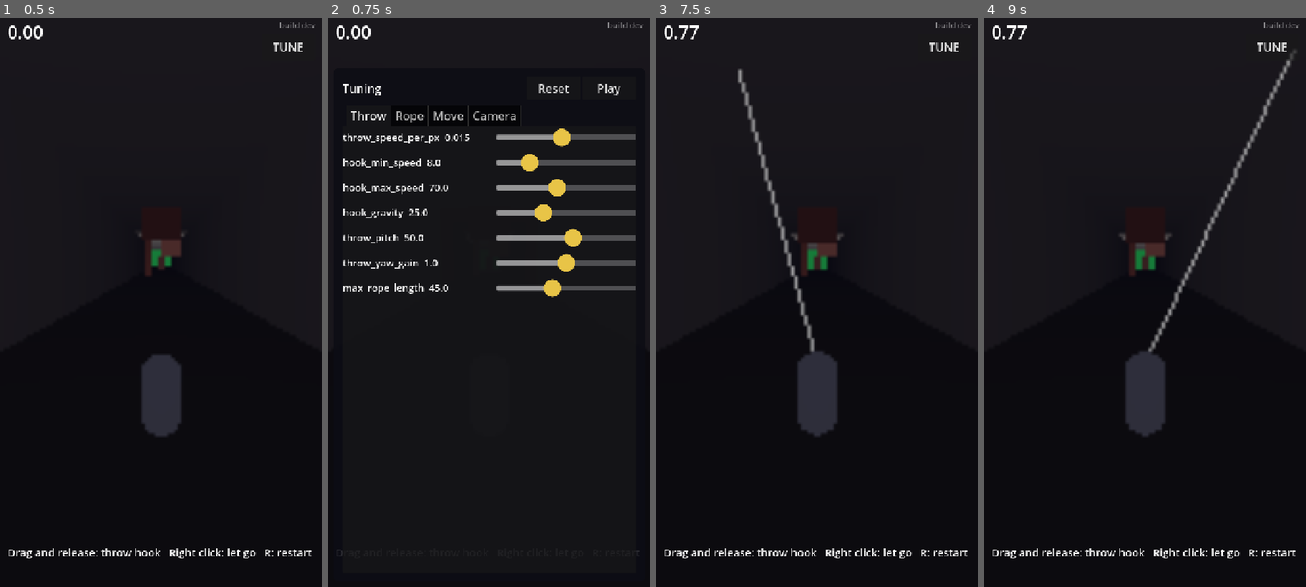
Above: before the commit, frames 1-4 (left to right).
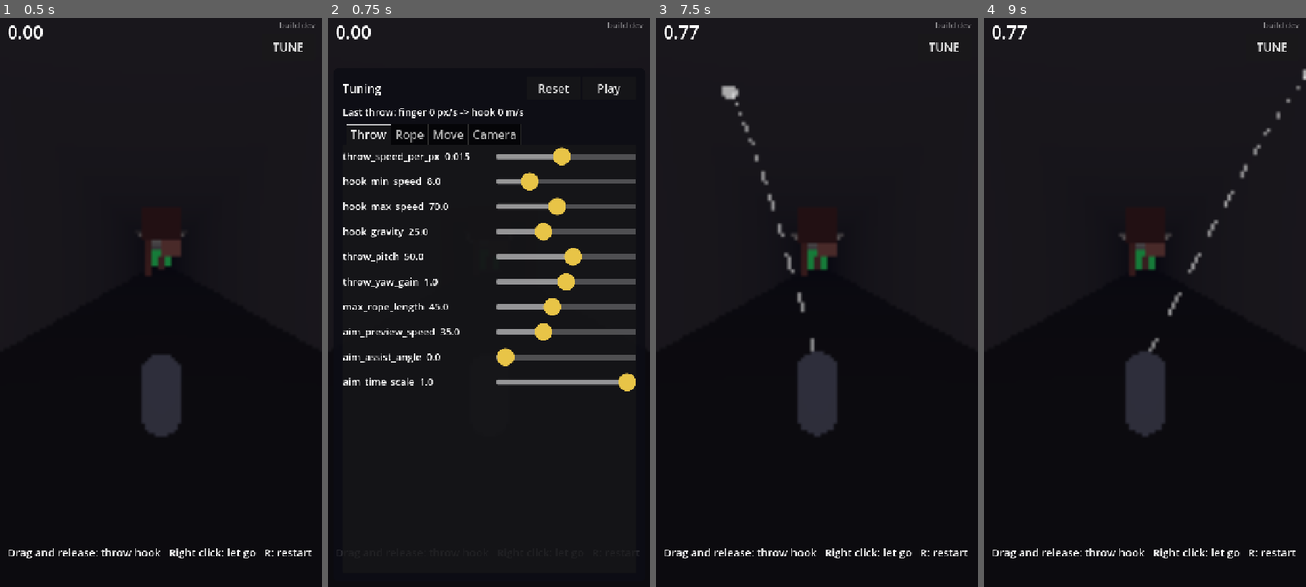
Above: after the commit, the same moments.

Repository: j4nric/Grappling-hook-app
Game: Godot game, scene res://scenes/main.tscn
Two runs of this game, one before a commit and one after it. Both use one fixed random seed, a clock stepped at 60 frames per second and the inputs below.
Inputs (mouse positions are in pixels of both pictures, inside the frame that each line leads up to):
- Up to frame 1 (0.5 s): no input
- Up to frame 2 (0.75 s): click "TUNE" at 0.5 s
- Up to frame 3 (7.5 s): click "Play" at 1.25 s; click "TUNE" at 2 s; click "Play" at 2.75 s; click "TUNE" at 3.5 s; click "Play" at 4.25 s; tap Enter at 5 s; move the mouse to (887, 274) at 5.02 s; tap R at 5.1, 6.6 s; click (887, 274) at 5.17 s; drag from (752, 330) to (800, 416) at 5.77 s; tap Space at 6.5 s; move the mouse to (849, 171) at 6.52 s; click (849, 171) at 6.67 s; drag from (800, 416) to (720, 217) at 7.27 s
- Up to frame 4 (9 s): move the mouse to (1241, 387) at 8.02 s; tap R at 8.1 s; click (1241, 387) at 8.17 s; drag from (1048, 217) to (1096, 154) at 8.77 s

Frame 1 is identical in both runs. In frame 2, 12% of the frame differs, in the area x 4-96%, y 15-66%; in frame 3, 1.0%; in frame 4, 1.1%.

Commit message:
Wurf-Feedback: Flugbahn-Vorschau, Zielhilfe, Einholen, Zeitlupe
- Ziel-Vorschau als gestrichelter Bogen mit Treffpunkt-Marker; berechnet
  mit derselben Physik wie der echte Hakenflug
- Zielhilfe sucht im Kegel nach einer greifbaren Fläche (Regler, aus)
- Haken fliegt nach Fehlwurf oder Lösen sichtbar zurück
- Zeitlupe beim Zielen (Regler, aus); Timer zählt Echtzeit
- TUNE zeigt Finger- und Hakentempo des letzten Wurfs
- Tests für Vorschau, Zielhilfe, Zeitlupe, Einholen

Co-Authored-By: Claude Opus 5.5 <noreply@anthropic.com>
Claude-Session: https://claude.ai/code/session_01NprrisYecDf1UXiA34pvZx

Diff:
--- a/scenes/player.tscn
+++ b/scenes/player.tscn
@@ -14,6 +14,18 @@
 [sub_resource type="StandardMaterial3D" id="mat_hook"]
 shading_mode = 0
 albedo_color = Color(1, 0.88, 0.45, 1)
+
+[sub_resource type="StandardMaterial3D" id="mat_aim"]
+shading_mode = 0
+transparency = 1
+albedo_color = Color(1, 1, 1, 0.7)
+
+[sub_resource type="SphereMesh" id="SphereMesh_aim"]
+material = SubResource("mat_aim")
+radius = 0.35
+height = 0.7
+radial_segments = 8
+rings = 4
 
 [sub_resource type="SphereMesh" id="SphereMesh_hook"]
 material = SubResource("mat_hook")
@@ -43,3 +55,7 @@
 [node name="Hook" type="MeshInstance3D" parent="."]
 top_level = true
 mesh = SubResource("SphereMesh_hook")
+
+[node name="AimMarker" type="MeshInstance3D" parent="."]
+top_level = true
+mesh = SubResource("SphereMesh_aim")
--- a/scripts/game.gd
+++ b/scripts/game.gd
@@ -31,7 +31,8 @@
 
 func _process(delta: float) -> void:
 	if _running:
-		_elapsed += delta
+		# Real time: slow motion while aiming must not shorten the run.
+		_elapsed += delta / maxf(Engine.time_scale, 0.001)
 	if player.global_position.y < kill_y:
 		restart()
 	time_label.text = "%.2f" % _elapsed
--- a/scripts/grapple_rope.gd
+++ b/scripts/grapple_rope.gd
@@ -1,5 +1,5 @@
 extends MeshInstance3D
-## Draws a single world-space line (rope, aim preview). Purely visual.
+## Draws world-space lines (rope, aim preview). Purely visual.
 ## Replace later with a textured/segmented rope if wanted.
 
 @export var color := Color(0.91, 0.77, 0.28)
@@ -26,3 +26,17 @@
 	_mesh.surface_add_vertex(from)
 	_mesh.surface_add_vertex(to)
 	_mesh.surface_end()
+
+
+## Polyline through points; dashed draws every other segment.
+func update_points(points: PackedVector3Array, dashed := false) -> void:
+	global_transform = Transform3D.IDENTITY
+	_mesh.clear_surfaces()
+	if points.size() < 2:
+		return
+	_mesh.surface_begin(Mesh.PRIMITIVE_LINES)
+	var step := 2 if dashed else 1
+	for i in range(0, points.size() - 1, step):
+		_mesh.surface_add_vertex(points[i])
+		_mesh.surface_add_vertex(points[i + 1])
+	_mesh.surface_end()
--- a/scripts/player.gd
+++ b/scripts/player.gd
@@ -37,6 +37,18 @@
 @export var throw_pitch := 50.0
 ## How strongly sideways swipes turn the throw toward the walls.
 @export var throw_yaw_gain := 1.0
+
+@export_group("Aim")
+## The aim preview shows the arc of a throw at this hook speed (m/s), about a
+## good flick. The real throw depends on the flick.
+@export var aim_preview_speed := 35.0
+## Aim assist: if the throw would find nothing to stick to, search this cone
+## (degrees) for the closest wall or ceiling. 0 = off.
+@export var aim_assist_angle := 0.0
+## Game speed while the finger aims (1 = off, 0.5 = half speed).
+@export var aim_time_scale := 1.0
+## Seconds the hook takes to fly back after a miss or letting go.
+@export var hook_retract_time := 0.2
 
 @export_group("Rope")
 ## The hook gives up when it gets further away than this.
@@ -73,10 +85,17 @@
 var _hook_velocity := Vector3.ZERO
 var _attached_time := 0.0
 var _was_on_floor := false
+## Visual only: the hook flies back to the player after a miss or release.
+var _retract_left := 0.0
+var _retract_from := Vector3.ZERO
+## Last throw, shown in the tuning panel to calibrate the throw strength.
+var last_throw_flick := 0.0
+var last_throw_speed := 0.0
 
 @onready var rope := $Rope
 @onready var hook: Node3D = $Hook
 @onready var aim_line := $AimLine
+@onready var aim_marker: Node3D = $AimMarker
 
 
 func _ready() -> void:
@@ -86,6 +105,8 @@
 	InputRouter.release_requested.connect(release)
 	hook.top_level = true
 	hook.visible = false
+	aim_marker.top_level = true
+	aim_marker.visible = false
 
 
 func _physics_process(delta: float) -> void:
@@ -120,6 +141,8 @@
 	if hook_state != HookState.IDLE:
 		rope.update_line(_hook_origin(), anchor)
 		hook.global_position = anchor
+	elif _retract_left > 0.0:
+		_update_retract(delta)
 
 
 ## Rope pull, applied as velocity so the momentum survives letting go.
@@ -211,11 +234,62 @@
 
 ## Screen swipe -> 3D throw direction. Straight up on screen throws forward
 ## (-Z) and up at throw_pitch; sideways swipes turn the throw toward the walls.
+## Aim assist may bend it toward the closest surface the hook can stick to.
 func _throw_direction(swipe: Vector2) -> Vector3:
 	var s := Vector2(swipe.x, -swipe.y).normalized()
 	var yaw := atan2(s.x, s.y) * throw_yaw_gain
 	var pitch := deg_to_rad(throw_pitch)
-	return Vector3(sin(yaw) * cos(pitch), sin(pitch), -cos(yaw) * cos(pitch))
+	var dir := Vector3(sin(yaw) * cos(pitch), sin(pitch), -cos(yaw) * cos(pitch))
+	return _assisted_direction(dir)
+
+
+func _assisted_direction(dir: Vector3) -> Vector3:
+	if aim_assist_angle <= 0.0 or _sticks_along(dir):
+		return dir
+	var side := dir.cross(Vector3.UP).normalized()
+	if side.is_zero_approx():
+		side = Vector3.RIGHT
+	for ring in range(1, 4):
+		var angle := deg_to_rad(aim_assist_angle) * ring / 3.0
+		for k in 12:
+			var axis := side.rotated(dir, TAU * k / 12.0)
+			var candidate := dir.rotated(axis, angle)
+			if _sticks_along(candidate):
+				return candidate
+	return dir
+
+
+## True if a straight ray along dir hits a wall or ceiling within rope range.
+func _sticks_along(dir: Vector3) -> bool:
+	var from := _hook_origin()
+	var query := PhysicsRayQueryParameters3D.create(from, from + dir * max_rope_length)
+	query.exclude = [get_rid()]
+	var hit := get_world_3d().direct_space_state.intersect_ray(query)
+	return not hit.is_empty() and hit.normal.y <= FLOOR_NORMAL_Y
+
+
+## Simulates the hook flight like _fly_hook(). Returns the arc points; the last
+## point is where it sticks (hit = true) or gives up.
+func predict_hook_path(dir: Vector3, speed: float) -> Dictionary:
+	var points := PackedVector3Array()
+	var pos := _hook_origin()
+	var vel := dir * speed + velocity
+	var space := get_world_3d().direct_space_state
+	points.append(pos)
+	for i in 180:
+		vel.y -= hook_gravity / 60.0
+		var next := pos + vel / 60.0
+		var query := PhysicsRayQueryParameters3D.create(pos, next)
+		query.exclude = [get_rid()]
+		var hit := space.intersect_ray(query)
+		if not hit.is_empty():
+			points.append(hit.position)
+			return {"points": points, "hit": hit.normal.y <= FLOOR_NORMAL_Y}
+		if next.distance_to(global_position) > max_rope_length:
+			break
+		pos = next
+		points.append(pos)
+	return {"points": points, "hit": false}
 
 
 ## Downward swipes would throw backwards; they cancel instead.
@@ -228,29 +302,36 @@
 
 
 func _on_aim_changed(swipe: Vector2) -> void:
+	Engine.time_scale = aim_time_scale
 	if not _is_valid_swipe(swipe):
-		aim_line.visible = false
+		_hide_aim()
 		return
-	var from := _hook_origin()
-	var to := from + _throw_direction(swipe) * max_rope_length
-	var query := PhysicsRayQueryParameters3D.create(from, to)
-	query.exclude = [get_rid()]
-	var hit := get_world_3d().direct_space_state.intersect_ray(query)
-	if not hit.is_empty():
-		to = hit.position
-	aim_line.update_line(from, to)
+	var path := predict_hook_path(_throw_direction(swipe), aim_preview_speed)
+	var points: PackedVector3Array = path.points
+	aim_line.update_points(points, true)
 	aim_line.visible = true
+	aim_marker.visible = path.hit
+	aim_marker.global_position = points[-1]
 
 
 func _on_aim_cancelled() -> void:
+	_hide_aim()
+	Engine.time_scale = 1.0
+
+
+func _hide_aim() -> void:
 	aim_line.visible = false
+	aim_marker.visible = false
 
 
 func throw_hook(swipe: Vector2, flick_velocity: Vector2) -> void:
-	aim_line.visible = false
+	_hide_aim()
+	Engine.time_scale = 1.0
 	if not _is_valid_swipe(swipe):
 		return
 	var speed := clampf(flick_velocity.length() * throw_speed_per_px, hook_min_speed, hook_max_speed)
+	last_throw_flick = flick_velocity.length()
+	last_throw_speed = speed
 	release("throw")
 	anchor = _hook_origin()
 	_hook_velocity = _throw_direction(swipe) * speed + velocity
@@ -261,7 +342,7 @@
 
 
 func _miss() -> void:
-	_set_idle()
+	_set_idle(true)
 	hook_missed.emit()
 
 
@@ -269,18 +350,34 @@
 func release(reason := "tap") -> void:
 	if hook_state == HookState.IDLE:
 		return
-	_set_idle()
+	_set_idle(reason != "throw" and reason != "reset")
 	rope_released.emit(reason)
 
 
-func _set_idle() -> void:
+## retract: the hook flies back visibly instead of vanishing.
+func _set_idle(retract: bool) -> void:
 	hook_state = HookState.IDLE
-	rope.visible = false
-	hook.visible = false
+	_retract_left = hook_retract_time if retract else 0.0
+	_retract_from = anchor
+	rope.visible = retract
+	hook.visible = retract
+
+
+func _update_retract(delta: float) -> void:
+	_retract_left = maxf(0.0, _retract_left - delta)
+	var t := 1.0 - _retract_left / maxf(hook_retract_time, 0.001)
+	var pos := _retract_from.lerp(_hook_origin(), t)
+	rope.update_line(_hook_origin(), pos)
+	hook.global_position = pos
+	if _retract_left <= 0.0:
+		rope.visible = false
+		hook.visible = false
 
 
 func reset_to(position_3d: Vector3) -> void:
 	release("reset")
-	aim_line.visible = false
+	_set_idle(false)
+	_hide_aim()
+	Engine.time_scale = 1.0
 	global_position = position_3d
 	velocity = Vector3.ZERO
--- a/scripts/tuning_panel.gd
+++ b/scripts/tuning_panel.gd
@@ -36,6 +36,9 @@
 	["Player", "throw_pitch", 0.0, 90.0, 1.0, "Throw"],
 	["Player", "throw_yaw_gain", 0.0, 2.0, 0.05, "Throw"],
 	["Player", "max_rope_length", 10.0, 100.0, 1.0, "Throw"],
+	["Player", "aim_preview_speed", 5.0, 100.0, 1.0, "Throw"],
+	["Player", "aim_assist_angle", 0.0, 30.0, 1.0, "Throw"],
+	["Player", "aim_time_scale", 0.1, 1.0, 0.05, "Throw"],
 	["Player", "pull_impulse", 0.0, 30.0, 0.5, "Rope"],
 	["Player", "reel_speed", 0.0, 40.0, 0.5, "Rope"],
 	["Player", "reel_acceleration", 0.0, 150.0, 1.0, "Rope"],
@@ -65,6 +68,7 @@
 var _labels := {}
 var _panel: PanelContainer
 var _toggle: Button
+var _last_throw: Label
 
 
 func _ready() -> void:
@@ -151,6 +155,10 @@
 	close.custom_minimum_size = Vector2(120, ROW_HEIGHT)
 	close.pressed.connect(_set_open.bind(false))
 	header.add_child(close)
+
+	_last_throw = Label.new()
+	_last_throw.add_theme_font_size_override("font_size", 22)
+	root.add_child(_last_throw)
 
 	var tabs := TabContainer.new()
 	tabs.size_flags_vertical = Control.SIZE_EXPAND_FILL
@@ -204,6 +212,9 @@
 
 
 func _set_open(open: bool) -> void:
+	if open:
+		var p := get_parent().get_node("Player")
+		_last_throw.text = "Last throw: finger %d px/s -> hook %.0f m/s" % [p.last_throw_flick, p.last_throw_speed]
 	_panel.visible = open
 	_toggle.visible = not open
 	get_tree().paused = open
--- /dev/null
+++ b/tests/test_aim.gd
@@ -0,0 +1,57 @@
+extends "res://tests/test_case.gd"
+## Aim preview, aim assist, slow motion while aiming, hook retract after a miss.
+
+
+func run() -> void:
+	await load_main()
+	var p := player()
+	await wait_frames(30)
+
+	# The preview arc ends where a throw at aim_preview_speed sticks.
+	InputRouter.aim_changed.emit(Vector2(0, -300))
+	check(p.aim_line.visible and p.aim_marker.visible, "aiming shows arc and target marker")
+	var predicted: Vector3 = p.aim_marker.global_position
+	var flick := Vector2(0, -p.aim_preview_speed / p.throw_speed_per_px)
+	InputRouter.throw_requested.emit(Vector2(0, -300), flick)
+	check(not p.aim_line.visible, "throwing hides the preview")
+	await wait_until(func() -> bool: return p.hook_state == p.HookState.ATTACHED, 60)
+	check(p.anchor.distance_to(predicted) < 1.0, "hook sticks where the preview said (%.2f m off)" % p.anchor.distance_to(predicted))
+	check(is_equal_approx(p.last_throw_speed, p.aim_preview_speed), "last throw speed is recorded")
+
+	# Aim assist bends a throw that would find nothing toward a surface.
+	main.restart()
+	await wait_frames(5)
+	var flat := Vector3(0, 0, -1)
+	check(not p._sticks_along(flat), "flat throw down the tunnel finds nothing")
+	check(p._assisted_direction(flat) == flat, "assist off keeps the direction")
+	p.aim_assist_angle = 20.0
+	var assisted: Vector3 = p._assisted_direction(flat)
+	check(p._sticks_along(assisted), "assist finds a surface")
+	check(rad_to_deg(assisted.angle_to(flat)) <= 20.5, "assist stays inside its cone")
+	p.aim_assist_angle = 0.0
+
+	# Slow motion while aiming; the run timer keeps real time.
+	p.aim_time_scale = 0.5
+	InputRouter.throw_requested.emit(Vector2(0, -300), Vector2(0, -3000))
+	var start: float = main._elapsed
+	InputRouter.aim_changed.emit(Vector2(0, -300))
+	check(is_equal_approx(Engine.time_scale, 0.5), "aiming slows the game down")
+	for i in 60:
+		await get_tree().process_frame
+	var elapsed: float = main._elapsed - start
+	check(absf(elapsed - 1.0) < 0.1, "timer counts real time in slow motion (%.2f s)" % elapsed)
+	InputRouter.aim_cancelled.emit()
+	check(is_equal_approx(Engine.time_scale, 1.0), "cancelling the aim restores the speed")
+	p.aim_time_scale = 1.0
+
+	# A miss flies back visibly, then disappears.
+	main.restart()
+	await wait_frames(30)
+	var missed := [false]
+	p.hook_missed.connect(func() -> void: missed[0] = true)
+	InputRouter.throw_requested.emit(Vector2(0, -300), Vector2.ZERO)
+	await wait_until(func() -> bool: return missed[0], 120)
+	check(missed[0], "weak throw is reported as a miss")
+	check(p.hook.visible, "hook is still visible while it flies back")
+	await wait_frames(int(p.hook_retract_time * 60) + 3)
+	check(not p.hook.visible and not p.rope.visible, "hook is gone after flying back")
Not shown: 1 places in scenes/player.tscn that only renumber resources
Not shown, added: tests/test_aim.gd.uid
Not shown, added: tests/test_pull.gd.uid
Not shown, changed: CLAUDE.md
Not shown, changed: docs/next-steps.md
